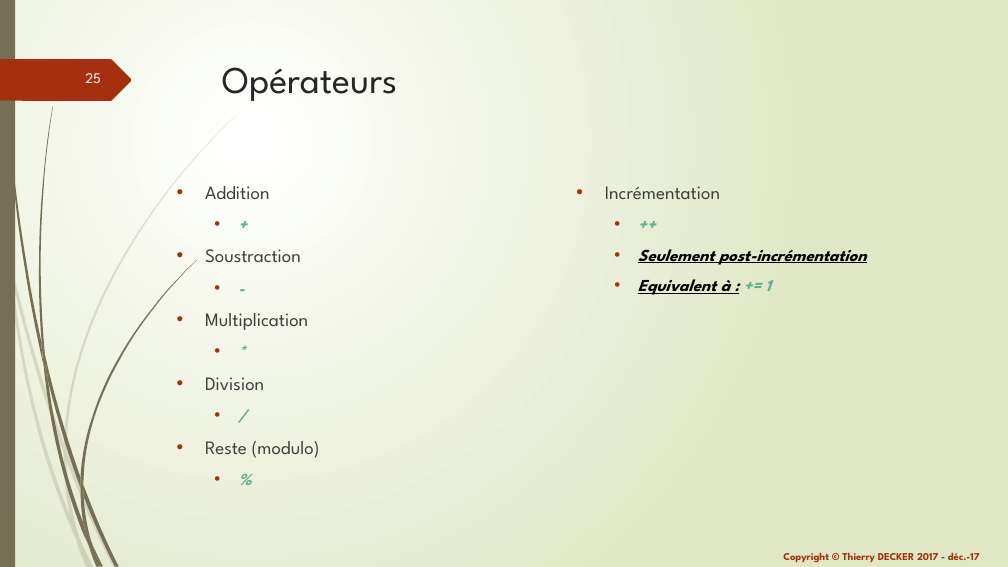
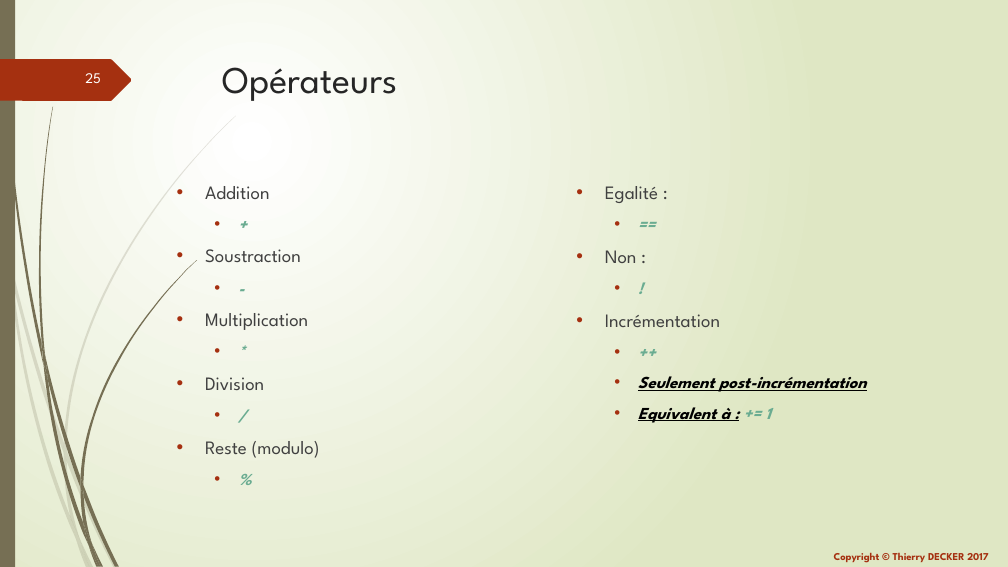
Before and after one commit to thierrydecker/learning-go, a slide deck: slide 25 of documentations/learning-go.pptx. Drawn at 1008x567 pixels with LibreOffice and Linux fonts; fonts in the diff are those of the drawing. Boxes give left, top, right and bottom in pixels: in the first picture for what was removed or moved away, otherwise in the second. Text is boxed around its words. In the diff, an @@ line names an element or a change of style, - is before the commit and + after.

```diff
--- a/documentations/learning-go.pptx
+++ b/documentations/learning-go.pptx
@@ text at [605,250,637,263]: paragraphs added @@
+• Egalité :
+  • ==
+• Non :
+  • !
@@ text at [834,553,988,563]: text changed @@
-Copyright © Thierry DECKER 2017 - déc.-17
+Copyright © Thierry DECKER 2017
```
Also in this commit, not shown: 31 other slides changed, 1 slide added, 2 other files.
